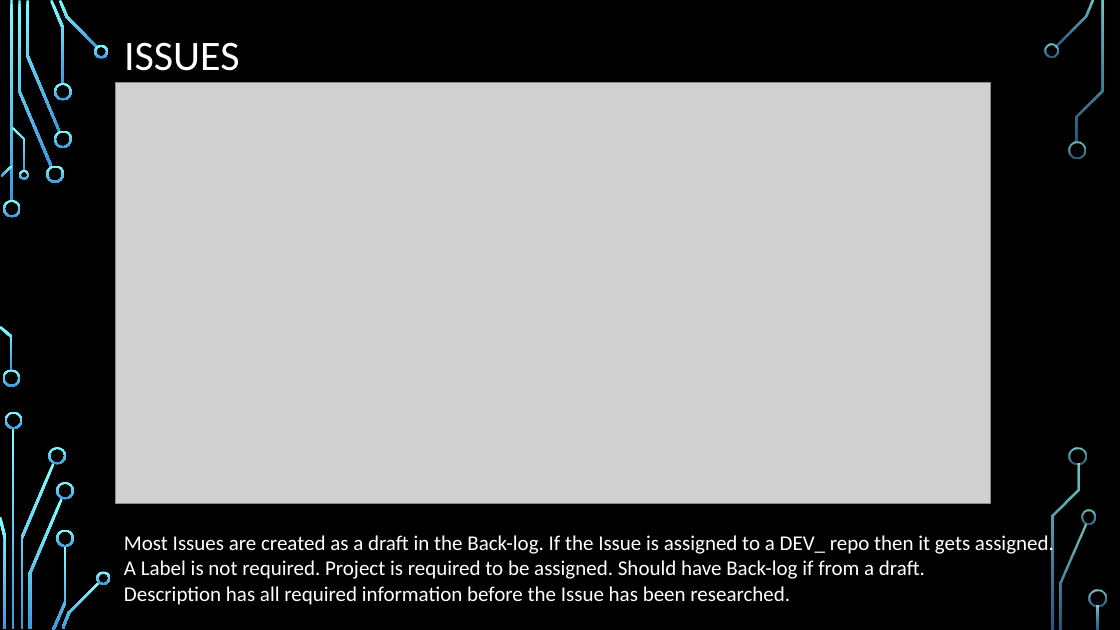
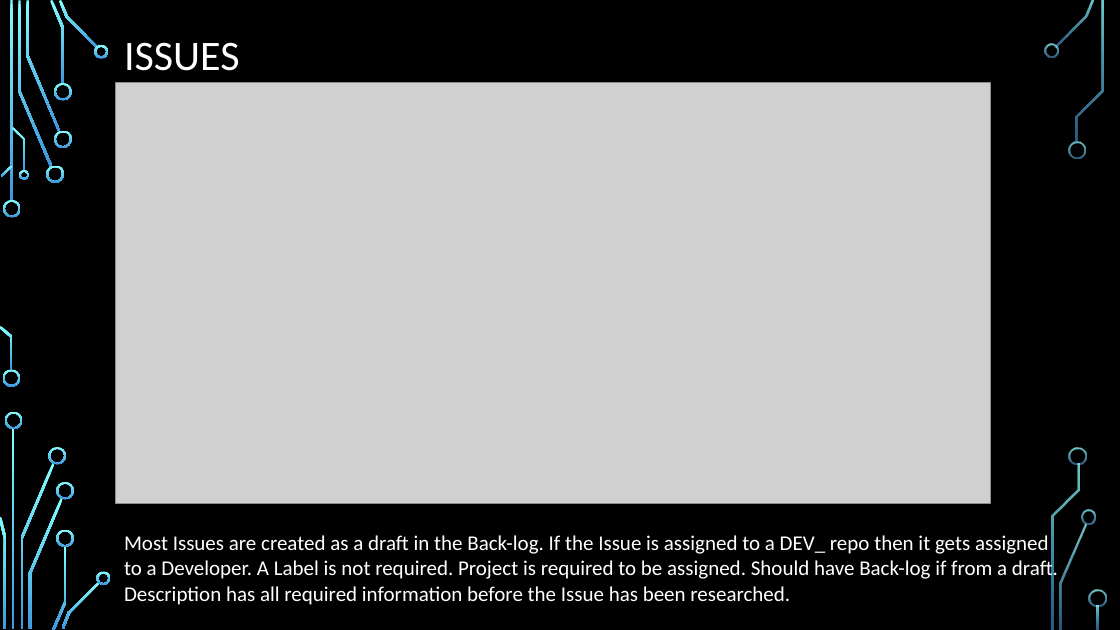
Before and after one commit to Ndig-BRO/DEV_training, a slide deck: slide 9 of BREAULT SWD TRAINING.pptx (slide 7 before the commit). Drawn at 1120x630 pixels with LibreOffice and Linux fonts; fonts in the diff are those of the drawing; grey boxes stand for pictures; background and template pictures are left out. Boxes give left, top, right and bottom in pixels: in the first picture for what was removed or moved away, otherwise in the second. Text is boxed around its words. In the diff, an @@ line names an element or a change of style, - is before the commit and + after.

```diff
--- a/BREAULT SWD TRAINING.pptx
+++ b/BREAULT SWD TRAINING.pptx
@@ text at box(124, 535, 1058, 582): text changed @@
-Most Issues are created as a draft in the Back-log. If the Issue is assigned to a DEV_ repo then it gets assigned.
-A Label is not required. Project is required to be assigned. Should have Back-log if from a draft.
+Most Issues are created as a draft in the Back-log. If the Issue is assigned to a DEV_ repo then it gets assigned
+to a Developer. A Label is not required. Project is required to be assigned. Should have Back-log if from a draft.
```
Also in this commit, not shown: 5 other slides changed, 4 slides added.
